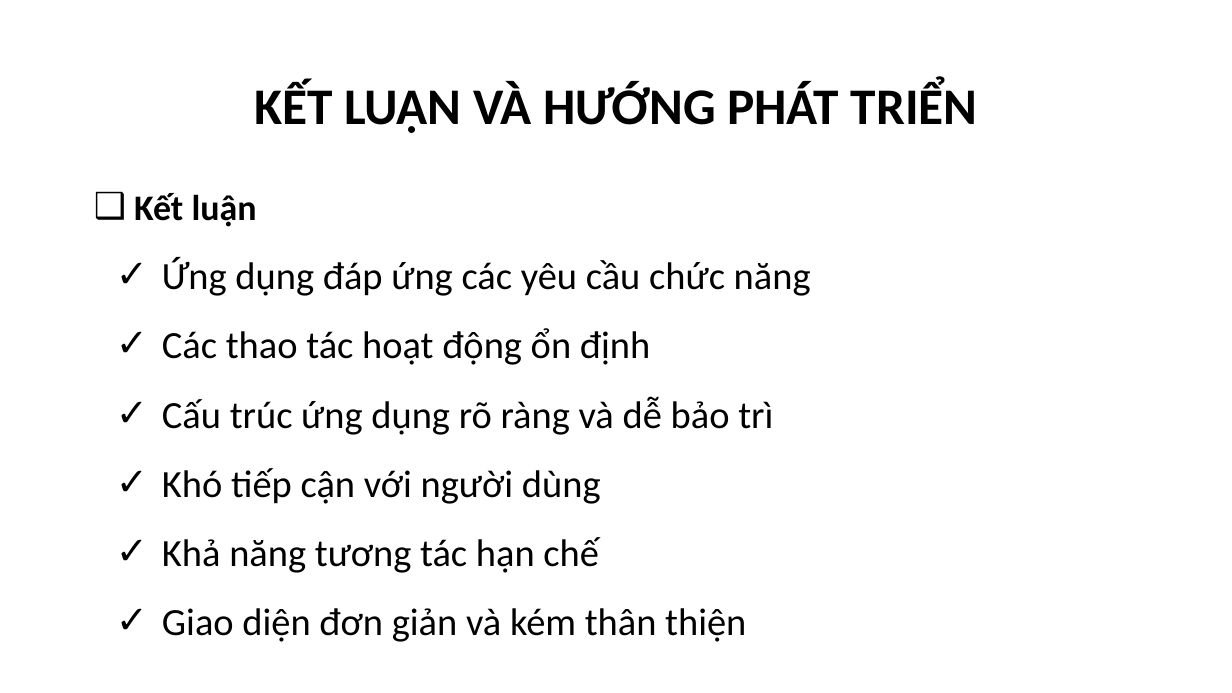
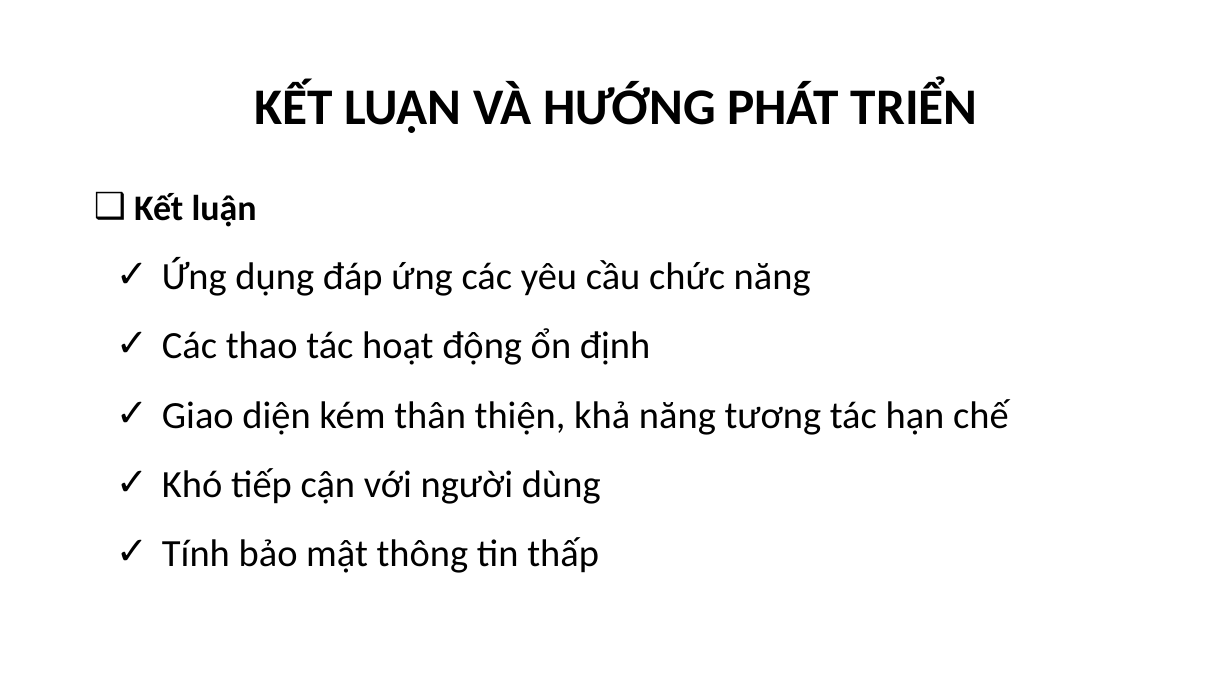
Before and after one commit to phamthevinhtv/csn-da22ttc-phamthevinh-vattunongnghiep, a slide deck: slide 9 of thesis/abs/CSN-PhamTheVinh-110122208-DA22TTC.pptx. Drawn at 1232x693 pixels with LibreOffice and Linux fonts; fonts in the diff are those of the drawing; background and template pictures are left out. Boxes give left, top, right and bottom in pixels: in the first picture for what was removed or moved away, otherwise in the second. Text is boxed around its words. In the diff, an @@ line names an element or a change of style, - is before the commit and + after.

```diff
--- a/thesis/abs/CSN-PhamTheVinh-110122208-DA22TTC.pptx
+++ b/thesis/abs/CSN-PhamTheVinh-110122208-DA22TTC.pptx
@@ text at bbox=[162, 399, 1009, 435]: text changed @@
-✓ Cấu trúc ứng dụng rõ ràng và dễ bảo trì
+✓ Giao diện kém thân thiện, khả năng tương tác hạn chế
@@ text at bbox=[162, 537, 599, 573]: text changed @@
-✓ Khả năng tương tác hạn chế
-✓ Giao diện đơn giản và kém thân thiện
+✓ Tính bảo mật thông tin thấp
```
Also in this commit, not shown: 3 other slides changed, 2 other files.
